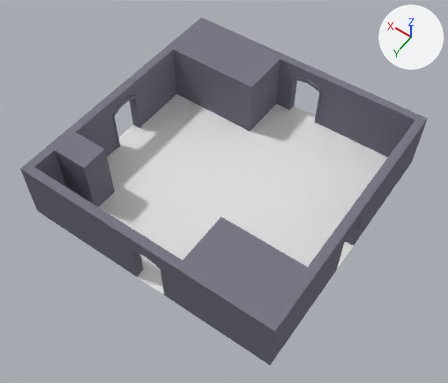
One commit to the Blender file ETTWHD/Assets/MODELS/ROOM17/Room_002.blend: the scene before it, then after it.
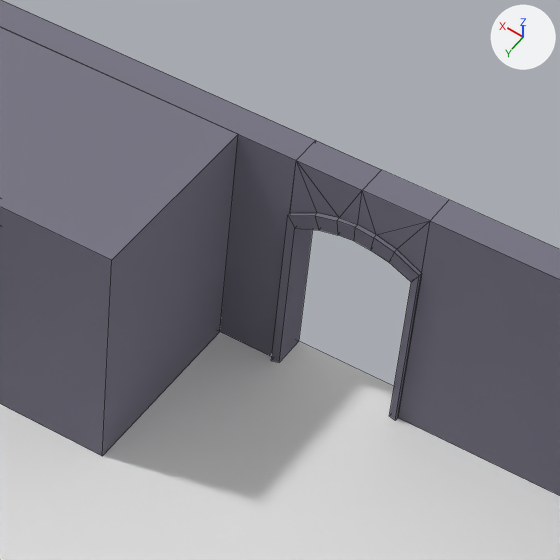
The first picture shows the older version from a 50 mm lens placed at (-13.9, 20.2, 30.8), pointed at (-0.4, 1.3, 1.0). The close-ups show both versions on the part from 51% to 79% of the width and 8% to 40% of the height of that picture; other places that the commit changed are outside them. Every picture has the same lights, and +X, +Y and +Z are marked at upper right. The close-ups show mesh edges as thin lines.

The scene before the commit, as lines of its bpy script (objects in view):
```python
me_cube_009 = bpy.data.meshes.new('Cube.009')
me_cube_009.from_pydata(...)  # 9 vertices, 5 faces; spans x 0.62..8.5, y 0.0..4.0, z 7.95..8.5
me_cube_009.materials.append(mat_outwallmat01)  # grey #7b7987
# before: 2 (0.62, 4.0, 8.5) at pixel (315, 140), 3 (0.62, 0.0, 7.95), 4 (0.62, 0.0, 8.5), 5 (0.62, 3.53, 7.95) at pixel (293, 185), 6 (0.62, 4.0, 7.95) at pixel (296, 160)
me_cube_012 = bpy.data.meshes.new('Cube.012')
me_cube_012.from_pydata(...)  # a box spanning x -4.88..1.45, y 0.0..4.0, z -0.88..2.45
me_cube_012.materials.append(mat_outwallmat01)  # grey #7b7987
me_cube_020 = bpy.data.meshes.new('Cube.020')
me_cube_020.from_pydata(...)  # 51 vertices, 44 faces; spans x -8.5..-7.88, y -0.01..4.0, z -1.63..0.62
me_cube_020.materials.append(mat_outwallmat01)  # grey #7b7987
ob_int_002 = bpy.data.objects.new('Int.002', me_cube_012)
ob_int_002.parent = ob_interior
ob_int_002.matrix_parent_inverse = Matrix(((1.0, 0.0, 0.0, 0.0), (0.0, 1.0, 0.0, 1.6), (0.0, 0.0, 1.0, 1.6), (0.0, 0.0, 0.0, 1.0)))
ob_int_002.location = (6.5, -1.6, 3.9)
ob_outdoor_001 = bpy.data.objects.new('OutDoor.001', me_cube_020)
ob_outdoor_001.parent = ob_outwalls
ob_outdoor_001.matrix_parent_inverse = Matrix(((1.0, 0.0, 0.0, 0.0), (0.0, 1.0, 0.0, 1.6), (0.0, 0.0, 1.0, 1.6), (0.0, 0.0, 0.0, 1.0)))
ob_outdoor_001.location = (0.0, -1.6, -1.6)
ob_outdoor_001.rotation_euler = (0.0, 7.854, 0.0)  # degrees (0, 90, 0)
ob_outerwall_007 = bpy.data.objects.new('OuterWall.007', me_cube_009)
ob_outerwall_007.parent = ob_outwalls
ob_outerwall_007.matrix_parent_inverse = Matrix(((1.0, 0.0, 0.0, 0.0), (0.0, 1.0, 0.0, 1.6), (0.0, 0.0, 1.0, 1.6), (0.0, 0.0, 0.0, 1.0)))
ob_outerwall_007.location = (0.0, -1.6, -1.6)
# also in view: 'OuterWall.000' at (-5.1, -8.2, 2.0); 'Floor' at (0.0, 0.0, 0.0)
```
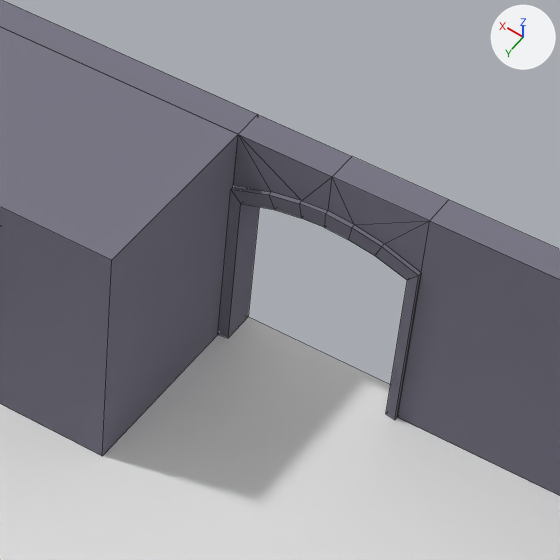
Where the newer file only moved an object's origin or applied its transform, the numbers keep the older frame.

Boxes [x1, y1, x2, y2] around the edits, measured in the close-ups (560 x 560 px):
```json
{"object": "OutDoor.001", "change": "mesh rescaled", "before": [271, 140, 449, 420], "after": [218, 115, 448, 420], "on screen": "29% wider, 9% taller"}
{"object": "OuterWall.007", "change": "reshaped, moved", "before": [0, 0, 315, 357], "after": [0, 0, 258, 134]}
```

Scene script edits in JSON lines:
```json
{"block": "me_cube_020", "where": "me_cube_020.from_pydata(...)  # 51 vertices, 44 faces; spans x -8.5..-7.88, y -0.01..4.0, z -1.63..0.62"}
{"block": "me_cube_020", "where": "# used by ob_outdoor_001; parent = ob_outwalls; location = (0.0, -1.6, -1.6); rotation_euler = (0.0, 7.854, 0.0), in degrees (0, 90, 0)"}
{"block": "me_cube_020", "change": "me_cube_020 part 1: the whole mesh is scaled about its middle by (1, 1, 1.44), then moved by (0.0, 0.0, 0.51)"}
{"block": "me_cube_009", "where": "me_cube_009.from_pydata(...)  # 9 vertices, 5 faces; spans x 0.62..8.5, y 0.0..4.0, z 7.95..8.5"}
{"block": "me_cube_009", "where": "# used by ob_outerwall_007; parent = ob_outwalls; location = (0.0, -1.6, -1.6)"}
{"block": "me_cube_009", "change": "me_cube_009 part 2"}
{"op": "add", "block": "me_cube_009", "code": "for i in [*range(2, 7)]: me_cube_009.vertices[i].co += Vector((1.0, 0.0, 0.0))"}
{"op": "remove", "block": "ob_outerwall_007", "code": "ob_outerwall_007.matrix_parent_inverse = Matrix(((1.0, 0.0, 0.0, 0.0), (0.0, 1.0, 0.0, 1.6), (0.0, 0.0, 1.0, 1.6), (0.0, 0.0, 0.0, 1.0)))"}
{"op": "set", "path": "ob_outerwall_007.location", "old": "(0.0, -1.6, -1.6)", "new": "(0.0, 0.0, 0.0)"}
```
